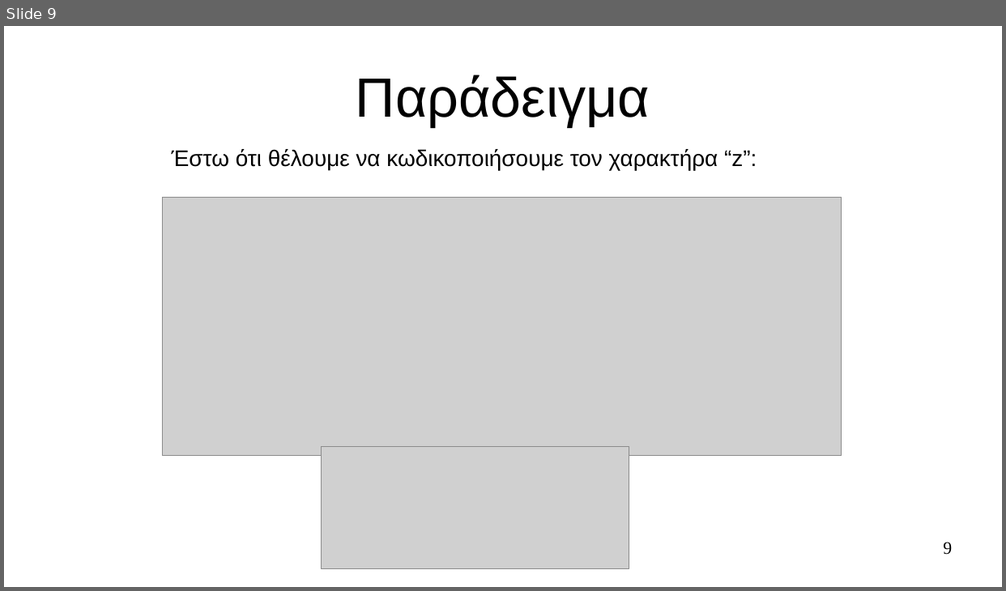
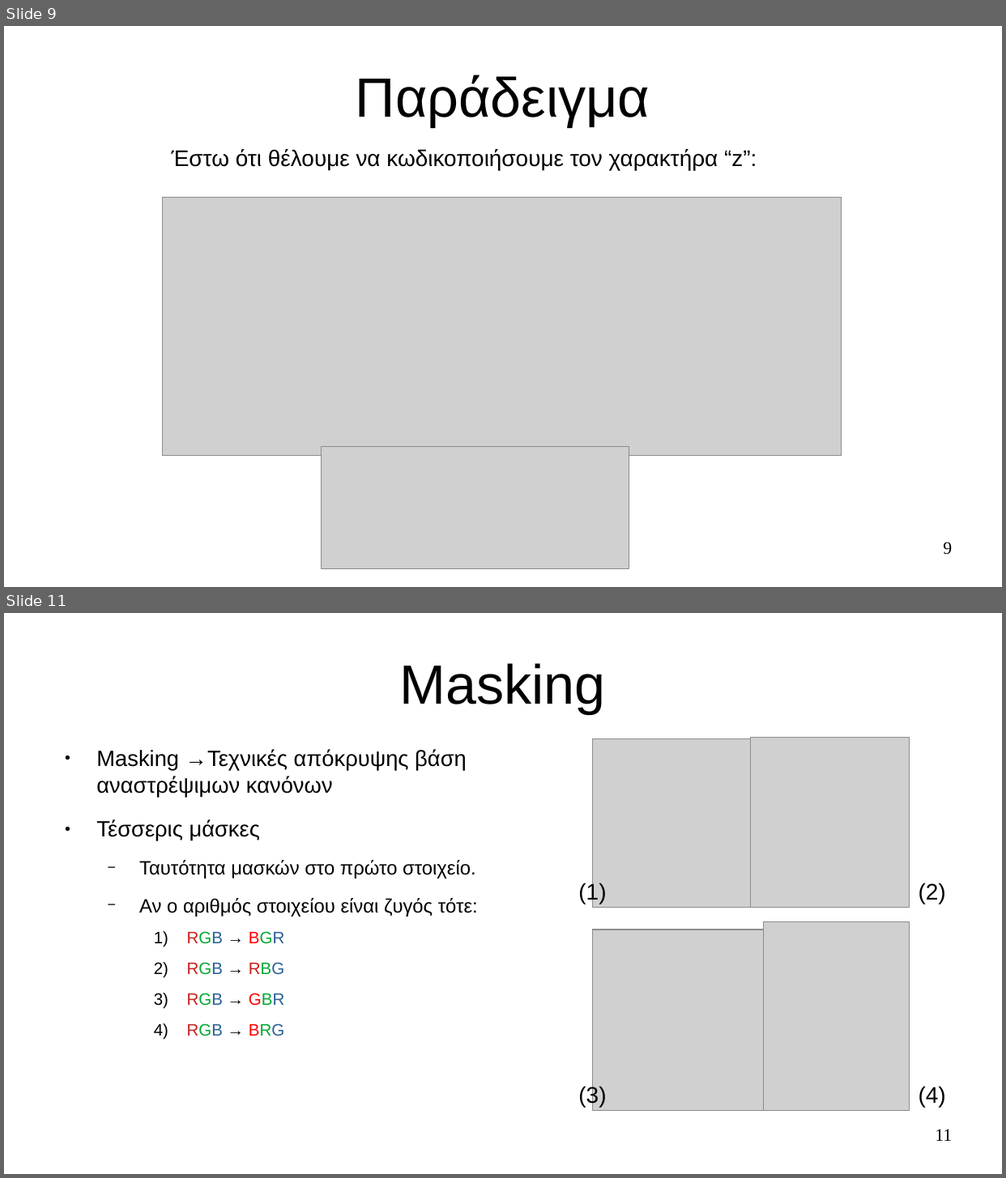
Before and after one commit to pevanget/Trigonix, a slide deck: Trigonix/Documentation/Παρουσίαση.odp. Shown one above the other, each under a label of ours: slide 9 before the commit, slides 9 and 11 after it; the slides between them are not shown. The pictures are 1006x591 and 1006x1178 pixels, drawn with LibreOffice and Linux fonts; fonts in the diff are those of the drawing; grey boxes stand for pictures. Boxes give left, top, right and bottom in pixels: in the first picture for what was removed or moved away, otherwise in the second. Text is boxed around its words. In the diff, an @@ line names an element or a change of style, - is before the commit and + after.

```diff
--- a/Trigonix/Documentation/Παρουσίαση.odp
+++ b/Trigonix/Documentation/Παρουσίαση.odp
@@ slide 11 added at (4,613,1002,1174), background #FFFFFF @@
@@ title added at (400,663,606,714), 44 pt, text #000000 @@
+Masking
@@ text added at (96,749,478,1037), 15.4 pt, text #000000 @@
+● Masking →Τεχνικές απόκρυψης βάση αναστρέψιμων κανόνων
+● Τέσσερις μάσκες
+  − Ταυτότητα μασκών στο πρώτο στοιχείο.
+  − Αν ο αριθμός στοιχείου είναι ζυγός τότε:
+    1) RGB → BGR
+    2) RGB → RBG
+    3) RGB → GBR
+    4) RGB → BRG
@@ picture added at (593,739,751,907) @@
@@ picture added at (751,738,910,907) @@
@@ text added at (578,882,606,904), 18 pt, text #000000 @@
+(1)
@@ text added at (918,883,946,904), 18 pt, text #000000 @@
+(2)
@@ picture added at (764,922,910,1111) @@
@@ picture added at (593,930,764,1111) @@
@@ text added at (578,1085,606,1107), 18 pt, text #000000 @@
+(3)
@@ text added at (918,1086,946,1107), 18 pt, text #000000 @@
+(4)
@@ page number added at (935,1129,952,1141), 14 pt, text #000000 @@
+11
```
Also in this commit, not shown: 1 slide changed, 5 other slides added, 1 slide removed, 4 other files.
